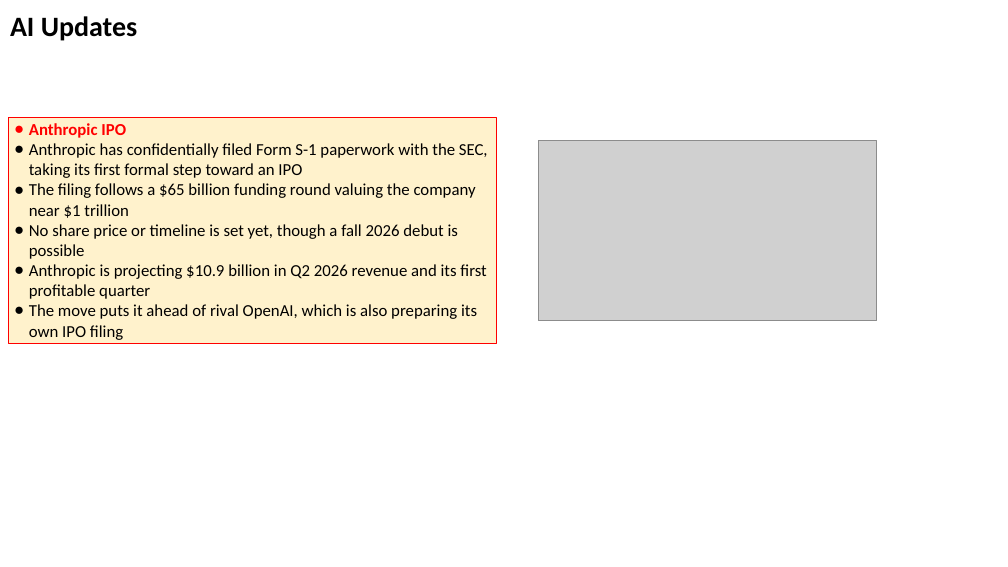
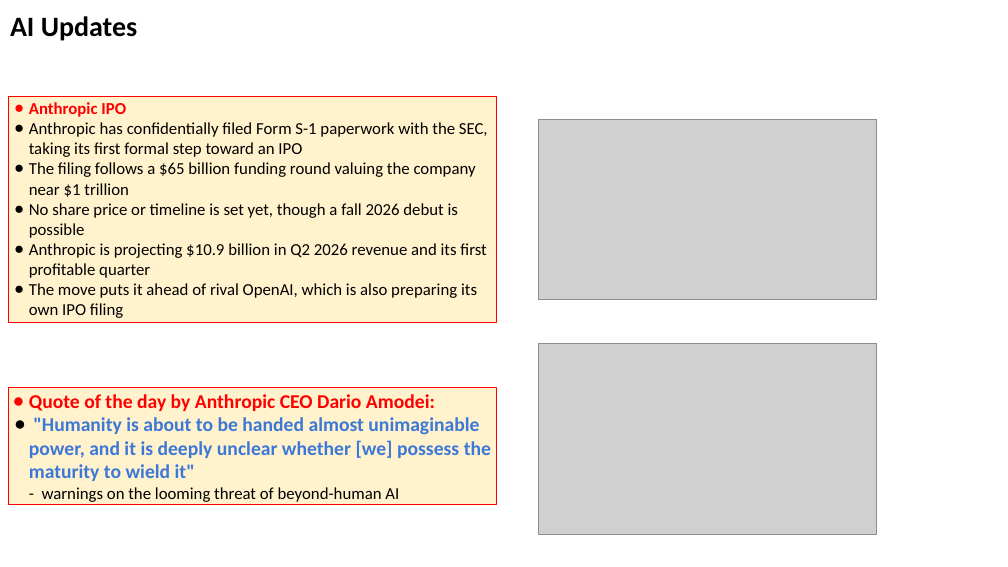
Before and after one commit to lselector/seminar, a slide deck: slide 5 of 2026/2026-06-05-AI-Updates.pptx. Drawn at 1008x567 pixels with LibreOffice and Linux fonts; fonts in the diff are those of the drawing; grey boxes stand for pictures. Boxes give left, top, right and bottom in pixels: in the first picture for what was removed or moved away, otherwise in the second. Text is boxed around its words. In the diff, an @@ line names an element or a change of style, - is before the commit and + after.

```diff
--- a/2026/2026-06-05-AI-Updates.pptx
+++ b/2026/2026-06-05-AI-Updates.pptx
@@ rectangle "Anthropic IPO": place and size @@
-rectangle "Anthropic IPO" at [9, 118, 497, 344]
+rectangle "Anthropic IPO" at [9, 97, 497, 323]
@@ picture: place and size @@
-picture at [538, 140, 877, 321]
+picture at [538, 119, 877, 299]
@@ picture added at [538, 344, 877, 534] @@
@@ rectangle added at [9, 388, 497, 505], fill #FFF2CC, outline #FF0000 0.75 pt, 14 pt, text #3C78D8, bold @@
+● Quote of the day by Anthropic CEO Dario Amodei:
+● "Humanity is about to be handed almost unimaginable power, and it is deeply unclear whether [we] possess the maturity to wield it"
+  - warnings on the looming threat of beyond-human AI
```
Also in this commit, not shown: 12 other slides changed, 4 slides added.
